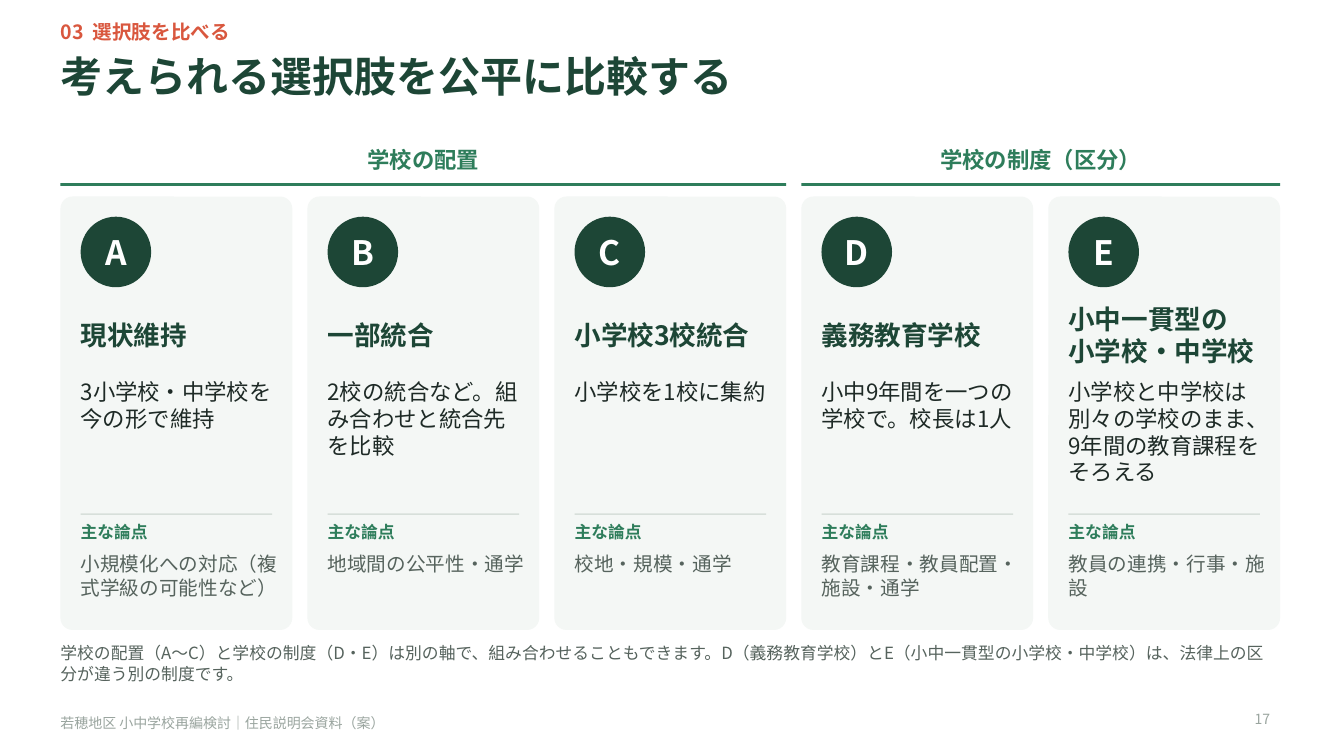
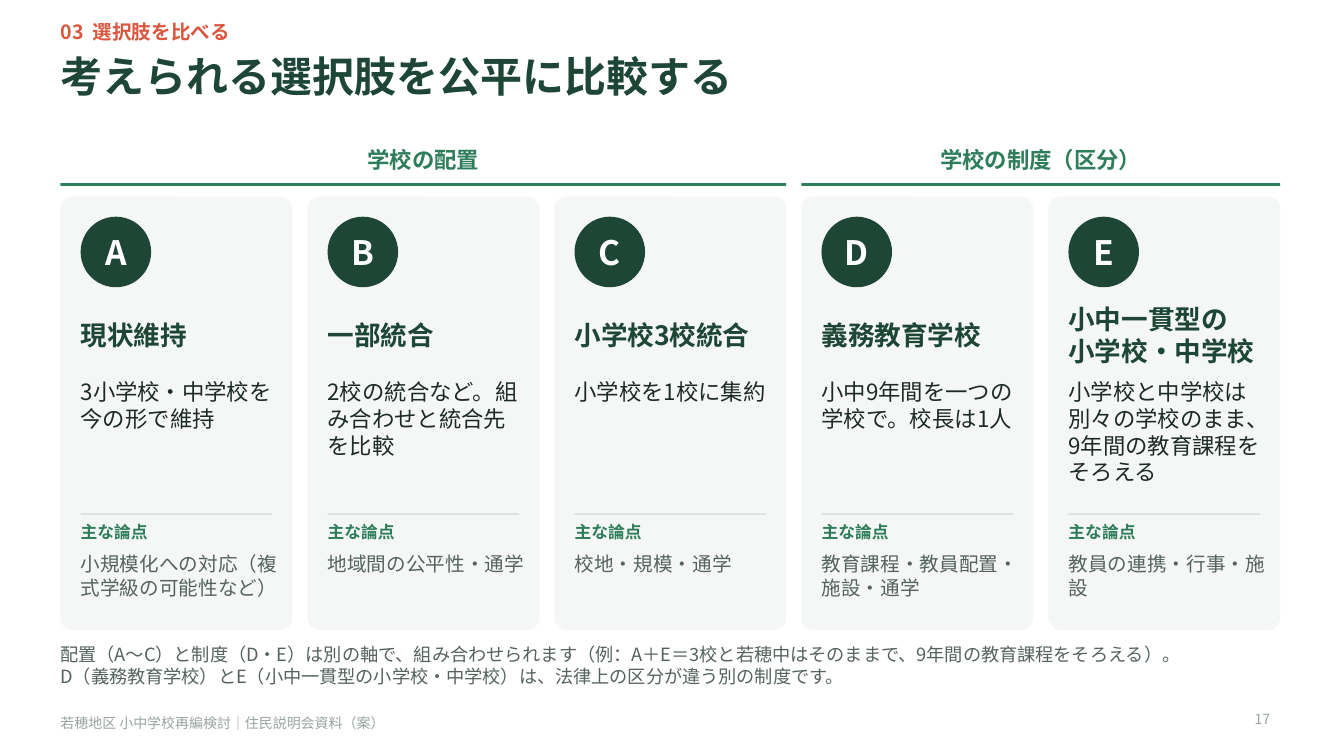
Before and after one commit to Masaki12008/GS, a slide deck: slide 17 of output/若穂地区_住民説明会資料.pptx. Drawn at 1344x756 pixels with LibreOffice and Linux fonts; fonts in the diff are those of the drawing. Boxes give left, top, right and bottom in pixels: in the first picture for what was removed or moved away, otherwise in the second. Text is boxed around its words. In the diff, an @@ line names an element or a change of style, - is before the commit and + after.

```diff
--- a/output/若穂地区_住民説明会資料.pptx
+++ b/output/若穂地区_住民説明会資料.pptx
@@ text at <box>60,645,1180,685</box>: text changed; size 12 to 13 pt @@
-学校の配置（A〜C）と学校の制度（D・E）は別の軸で、組み合わせることもできます。D（義務教育学校）とE（小中一貫型の小学校・中学校）は、法律上の区分が違う別の制度です。
+配置（A〜C）と制度（D・E）は別の軸で、組み合わせられます（例：A＋E＝3校と若穂中はそのままで、9年間の教育課程をそろえる）。
+D（義務教育学校）とE（小中一貫型の小学校・中学校）は、法律上の区分が違う別の制度です。
```
Also in this commit, not shown: 27 other slides changed, 14 other files.
